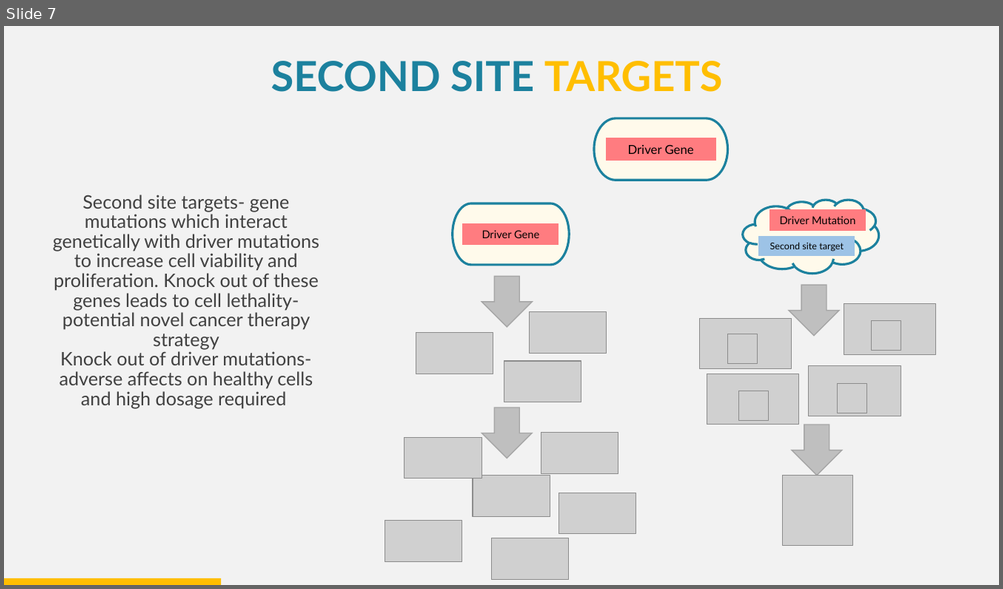
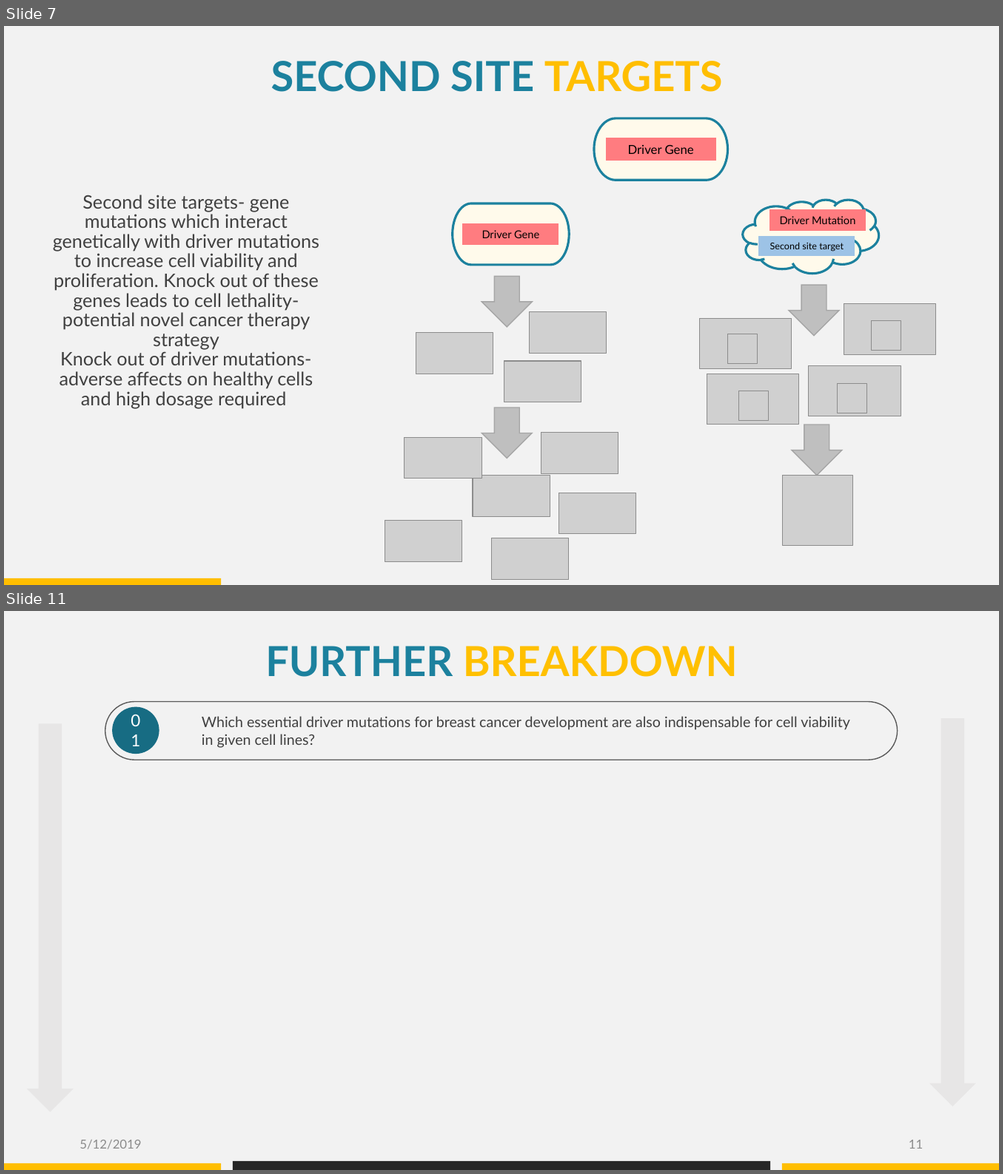
Before and after one commit to datascience-mobi/group-04-project-1-4, a slide deck: Folien Elias.pptx. Shown one above the other, each under a label of ours: slide 7 before the commit, slides 7 and 11 after it; the slides between them are not shown. The pictures are 1003x589 and 1003x1174 pixels, drawn with LibreOffice and Linux fonts; fonts in the diff are those of the drawing; grey boxes stand for pictures. Boxes give left, top, right and bottom in pixels: in the first picture for what was removed or moved away, otherwise in the second. Text is boxed around its words. In the diff, an @@ line names an element or a change of style, - is before the commit and + after.

```diff
--- a/Folien Elias.pptx
+++ b/Folien Elias.pptx
@@ slide 11 added at (4, 611, 999, 1170), background #F2F2F2 @@
@@ text added at (265, 646, 737, 677), 40 pt, text #FFC000, bold @@
+FURTHER BREAKDOWN
@@ rounded rectangle added at (105, 702, 897, 760), outline #595959 1 pt @@
@@ ellipse added at (112, 707, 159, 755), fill #176C83, 16 pt, text #FFFFFF @@
+01
@@ text added at (202, 716, 850, 748), 14 pt, text #404040 @@
+Which essential driver mutations for breast cancer development are also indispensable for cell viability in given cell lines?
@@ down arrow added at (929, 718, 976, 1107), fill #E7E6E6 @@
@@ down arrow added at (27, 723, 74, 1113), fill #E7E6E6 @@
@@ text added at (79, 1140, 141, 1150), 12 pt, text #8C8C8C @@
+5/12/2019
@@ page number added at (908, 1140, 922, 1149), 12 pt, text #8C8C8C @@
+11
@@ rectangle added at (4, 1164, 221, 1170), fill #FFBE00 @@
@@ rectangle added at (233, 1162, 769, 1170), fill #262626 @@
@@ rectangle added at (782, 1164, 999, 1170), fill #FFBE00 @@
```
Also in this commit, not shown: 13 slides changed, 3 other slides added, 4 slides removed.
